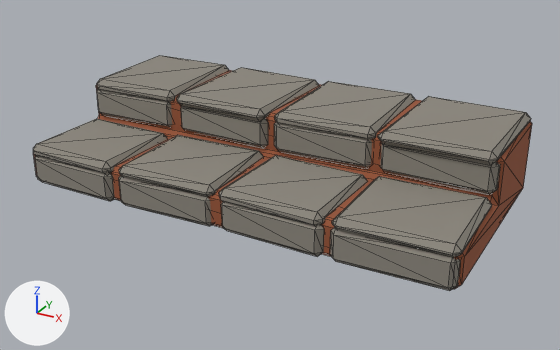
Before and after pictures for a commit that changed the glTF model assets/candidates/af01/laterite_steps.glb.
Before and after are seen from a 50 mm lens placed at (1.252, -2.229, 1.166), pointed at (0.038, -0.023, 0.063). Every picture has the same lights, and +X, +Y and +Z are marked at lower left. The first picture is the older version. Mesh edges are drawn as thin lines. Vertices at exactly the same position are counted once.

The first picture shows 'laterite_steps'.
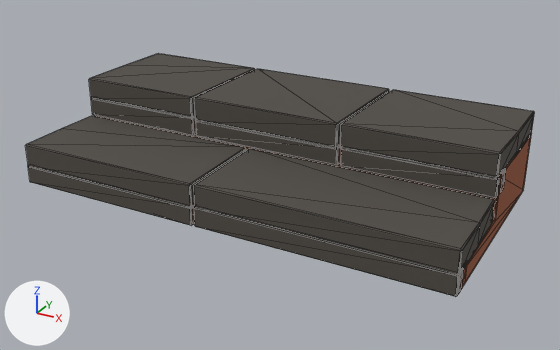
The change, as a diff of the scene's bpy script:
```diff
--- a/assets/candidates/af01/laterite_steps.glb.py
+++ b/assets/candidates/af01/laterite_steps.glb.py
@@ me_laterite_steps @@
-me_laterite_steps.from_pydata(...)  # 420 vertices, 772 faces; spans x -0.8..0.8, y -0.4..0.4, z 0.0..0.3
+me_laterite_steps.from_pydata(...)  # 308 vertices, 572 faces; spans x -0.8..0.8, y -0.4..0.4, z 0.0..0.3
+# me_laterite_steps part 1: the loose piece of 36 vertices spanning x -0.8..0.8, y -0.38..0.4, z 0.0..0.28 is rebuilt with 36 vertices and now spans x -0.8..0.8, y -0.39..0.4, z 0.0..0.22
+# me_laterite_steps part 2: the loose piece of 24 vertices spanning x -0.78..-0.41, y -0.4..-0.04, z 0.1..0.15 is rebuilt with 28 vertices and now spans x -0.8..-0.08, y -0.4..-0.04, z 0.06..0.15, in mat_e1919_basalt (dark grey #4f4a44)
+# me_laterite_steps part 3: the loose piece of 24 vertices spanning x -0.79..-0.41, y -0.04..0.4, z 0.25..0.3 is rebuilt with 28 vertices and now spans x -0.8..-0.31, y -0.04..0.4, z 0.21..0.3, in mat_e1919_basalt (dark grey #4f4a44)
+# me_laterite_steps part 4: the loose piece of 24 vertices spanning x -0.78..-0.42, y -0.4..-0.33, z 0.0..0.12 is rebuilt with 28 vertices and now spans x -0.8..-0.08, y -0.4..-0.31, z 0.0..0.07, in mat_e1919_basalt (dark grey #4f4a44)
+# me_laterite_steps part 5: the loose piece of 24 vertices spanning x -0.78..-0.42, y -0.04..0.03, z 0.15..0.27 is rebuilt with 28 vertices and now spans x -0.8..-0.31, y -0.04..0.05, z 0.15..0.23, in mat_e1919_basalt (dark grey #4f4a44)
+# me_laterite_steps part 6: the loose piece of 24 vertices spanning x 0.4..0.79, y -0.4..-0.02, z 0.1..0.15 is rebuilt with 28 vertices and now spans x -0.08..0.8, y -0.4..-0.04, z 0.06..0.15, in mat_e1919_basalt (dark grey #4f4a44)
+# me_laterite_steps part 7: the loose piece of 24 vertices spanning x 0.4..0.8, y -0.06..0.4, z 0.25..0.3 is rebuilt with 28 vertices and now spans x 0.27..0.8, y -0.04..0.4, z 0.21..0.3, in mat_e1919_basalt (dark grey #4f4a44)
+# me_laterite_steps part 8: the loose piece of 24 vertices spanning x 0.4..0.79, y -0.4..-0.33, z 0.0..0.12 is rebuilt with 28 vertices and now spans x -0.07..0.8, y -0.4..-0.31, z 0.0..0.08, in mat_e1919_basalt (dark grey #4f4a44)
+# me_laterite_steps part 9: the loose piece of 24 vertices spanning x 0.4..0.79, y -0.04..0.03, z 0.15..0.27 is rebuilt with 28 vertices and now spans x 0.28..0.8, y -0.04..0.05, z 0.15..0.22, in mat_e1919_basalt (dark grey #4f4a44)
+# me_laterite_steps part 10: the loose piece of 24 vertices spanning x -0.39..0.0, y -0.05..0.4, z 0.25..0.3 is rebuilt with 24 vertices and now spans x -0.31..0.27, y -0.04..0.4, z 0.21..0.3, in mat_e1919_basalt (dark grey #4f4a44)
+# me_laterite_steps part 11: a new loose piece of 24 vertices spanning x -0.3..0.27, y -0.04..0.05, z 0.15..0.22, in mat_e1919_basalt (dark grey #4f4a44)
+# me_laterite_steps part 12: the loose piece of 24 vertices spanning x 0.01..0.39, y -0.4..-0.04, z 0.1..0.15 is deleted
+# me_laterite_steps part 13: the loose piece of 24 vertices spanning x 0.01..0.39, y -0.04..0.4, z 0.25..0.3 is deleted
+# me_laterite_steps part 14: the loose piece of 24 vertices spanning x -0.39..-0.01, y -0.4..-0.33, z 0.0..0.12 is deleted
+# me_laterite_steps part 15: the loose piece of 24 vertices spanning x 0.01..0.38, y -0.4..-0.33, z 0.0..0.12 is deleted
+# me_laterite_steps part 16: the loose piece of 24 vertices spanning x -0.39..-0.01, y -0.4..-0.03, z 0.1..0.15 is deleted
+# me_laterite_steps part 17: 48 vertices removed from x -0.39..0.38, y -0.04..0.03, z 0.15..0.27
 me_laterite_steps.materials.append(mat_e1919_laterite)
-me_laterite_steps.materials.append(mat_e1919_stone)  # grey #8c877d
+me_laterite_steps.materials.append(mat_e1919_basalt)  # dark grey #4f4a44
```

Changed parts and their boxes [x1, y1, x2, y2] in the pictures (560 x 350 px):
'laterite_steps', reshaped
    before: [33, 55, 532, 291]
    after: [25, 53, 535, 297]
part 1 of me_laterite_steps, rebuilt
    before: [33, 70, 532, 289]
    after: [96, 116, 531, 289]
part 2 of me_laterite_steps, rebuilt (64% wider, 68% taller)
    before: [33, 119, 167, 174]
    after: [25, 116, 246, 209]
part 3 of me_laterite_steps, rebuilt (26% wider, 35% taller)
    before: [97, 55, 229, 103]
    after: [89, 53, 255, 118]
part 4 of me_laterite_steps, rebuilt (106% wider, 30% taller)
    before: [35, 156, 115, 201]
    after: [28, 166, 194, 225]
part 5 of me_laterite_steps, rebuilt (39% wider)
    before: [97, 89, 172, 127]
    after: [91, 98, 196, 136]
part 6 of me_laterite_steps, rebuilt (88% wider, 57% taller)
    before: [332, 176, 492, 257]
    after: [194, 148, 495, 276]
part 7 of me_laterite_steps, rebuilt (27% wider, 27% taller)
    before: [378, 96, 531, 165]
    after: [340, 90, 535, 178]
part 8 of me_laterite_steps, rebuilt (105% wider, 42% taller)
    before: [330, 227, 461, 291]
    after: [194, 206, 464, 297]
part 9 of me_laterite_steps, rebuilt (37% wider)
    before: [380, 143, 500, 195]
    after: [341, 148, 506, 198]
part 10 of me_laterite_steps, rebuilt (37% wider, 45% taller)
    before: [177, 67, 319, 121]
    after: [194, 69, 389, 148]
part 11 of me_laterite_steps, added
    after: [196, 121, 339, 165]
part 12 of me_laterite_steps, deleted
    before: [219, 155, 368, 226]
part 13 of me_laterite_steps, deleted
    before: [275, 81, 415, 140]
part 14 of me_laterite_steps, deleted
    before: [119, 176, 212, 226]
part 15 of me_laterite_steps, deleted
    before: [221, 202, 324, 257]
part 16 of me_laterite_steps, deleted
    before: [119, 135, 263, 197]
part 17 of me_laterite_steps, deleted
    before: [181, 106, 372, 168]
